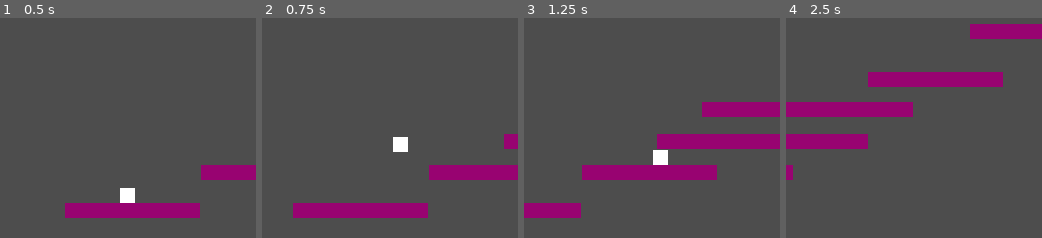
Above: before the commit, frames 1-4 (left to right).
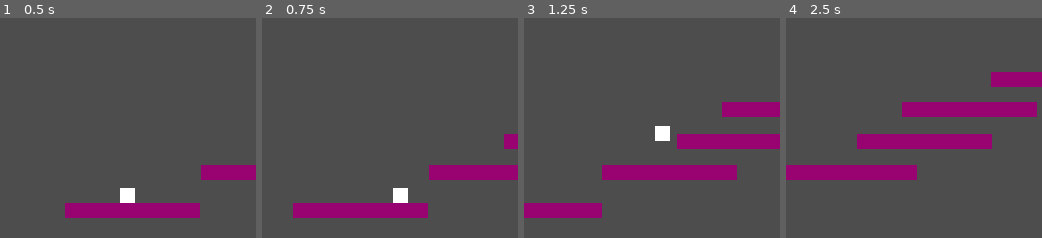
Above: after the commit, the same moments.

Repository: dirtOval/nes-platformer-2026
Game: Godot game, scene res://main.tscn
Same seed, same stepped clock (60 frames per second), same inputs: the game is played once before the commit and once after it.
Inputs:
- Up to frame 1 (0.5 s): no input
- Up to frame 2 (0.75 s): tap Enter (ui_accept) at 0.5, 0.6 s; hold Right (right) from 0.53 s (still down)
- Up to frame 3 (1.25 s): keep holding Right (right); tap Z (jump) at 0.77, 0.8, 1.07 s
- Up to frame 4 (2.5 s): tap Z (jump) at 1.35, 1.52, 1.82, 2.3 s; tap Enter (ui_accept) at 1.55, 2.1 s; release Right (right) at 2.03 s; hold Left (left) from 2.03 s (still down)

Frame 1 is identical in both runs. In frame 2, 0.8% of the frame differs, in the area x 51-58%, y 54-85%; in frame 3, 3.3%; in frame 4, 21%, in the area x 0-100%, y 2-74%.

Commit message:
added coyote time

Diff:
--- a/main.tscn
+++ b/main.tscn
@@ -10,7 +10,7 @@
 SPEED = 300.0
 
 [node name="FloorGroup" type="Node2D" parent="." unique_id=1016533931]
-position = Vector2(596, -239)
+position = Vector2(698, -220)
 
 [node name="Floor" parent="FloorGroup" unique_id=295063543 instance=ExtResource("1_0xm2m")]
 position = Vector2(50, 164)
@@ -70,7 +70,7 @@
 position = Vector2(104, 223)
 
 [node name="FloorGroup3" type="Node2D" parent="." unique_id=871566847]
-position = Vector2(900, 0)
+position = Vector2(911, 5)
 
 [node name="Floor" parent="FloorGroup3" unique_id=78348059 instance=ExtResource("1_0xm2m")]
 position = Vector2(50, 164)
@@ -100,7 +100,7 @@
 position = Vector2(210, 164)
 
 [node name="FloorGroup5" type="Node2D" parent="." unique_id=1493487647]
-position = Vector2(830, -66)
+position = Vector2(1165, 5)
 
 [node name="Floor" parent="FloorGroup5" unique_id=881150771 instance=ExtResource("1_0xm2m")]
 position = Vector2(50, 164)
--- a/player.gd
+++ b/player.gd
@@ -3,6 +3,12 @@
 
 @export var SPEED = 200.0
 @export var JUMP_VELOCITY = -400.0
+
+var on_floor_ref = true
+
+#physics process frame are fixed at 60/second
+@export var coyote_frames: int = 6
+var coyote_timer: int = 0
 
 
 func _physics_process(delta: float) -> void:
@@ -11,12 +17,21 @@
     velocity += get_gravity() * delta
 
   # Handle jump.
-  if Input.is_action_just_pressed("ui_accept") and is_on_floor():
-    velocity.y = JUMP_VELOCITY
+  if Input.is_action_just_pressed("jump"):
+    if is_on_floor() or coyote_timer > 0:
+      velocity.y = JUMP_VELOCITY
+
+  if coyote_timer > 0:
+    coyote_timer -= 1
+
+  if is_on_floor() != on_floor_ref:
+    if on_floor_ref == true:
+      coyote_timer = coyote_frames
+  on_floor_ref = is_on_floor()
 
   # Get the input direction and handle the movement/deceleration.
   # As good practice, you should replace UI actions with custom gameplay actions.
-  var direction := Input.get_axis("ui_left", "ui_right")
+  var direction := Input.get_axis("left", "right")
   if direction:
     velocity.x = direction * SPEED
   else:
--- a/player.tscn
+++ b/player.tscn
@@ -8,6 +8,7 @@
 collision_mask = 6
 safe_margin = 0.01
 script = ExtResource("1_4flbx")
+coyote_frames = 3
 
 [node name="CollisionShape2D" type="CollisionShape2D" parent="." unique_id=867029209]
 shape = SubResource("RectangleShape2D_sh265")
@@ -28,4 +29,7 @@
 drag_bottom_margin = 0.0
 editor_draw_drag_margin = true
 
+[node name="CoyoteTimer" type="Timer" parent="." unique_id=840098010]
+process_callback = 0
+
 [connection signal="screen_exited" from="VisibleOnScreenNotifier2D" to="." method="_on_visible_on_screen_notifier_2d_screen_exited"]
